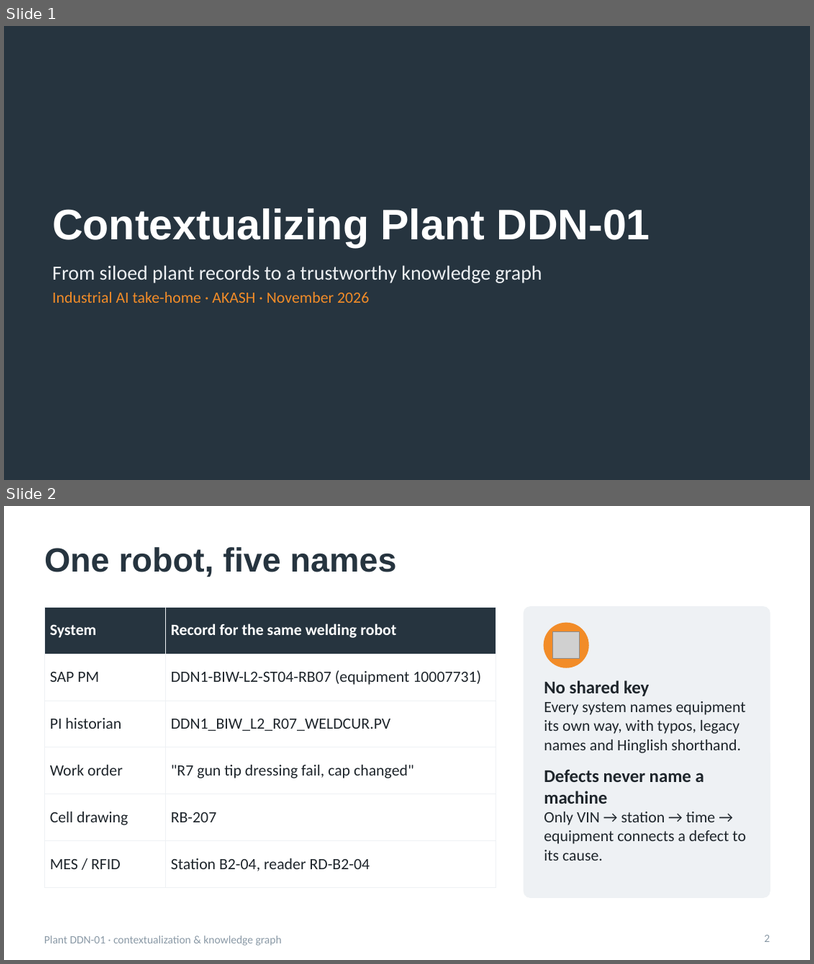
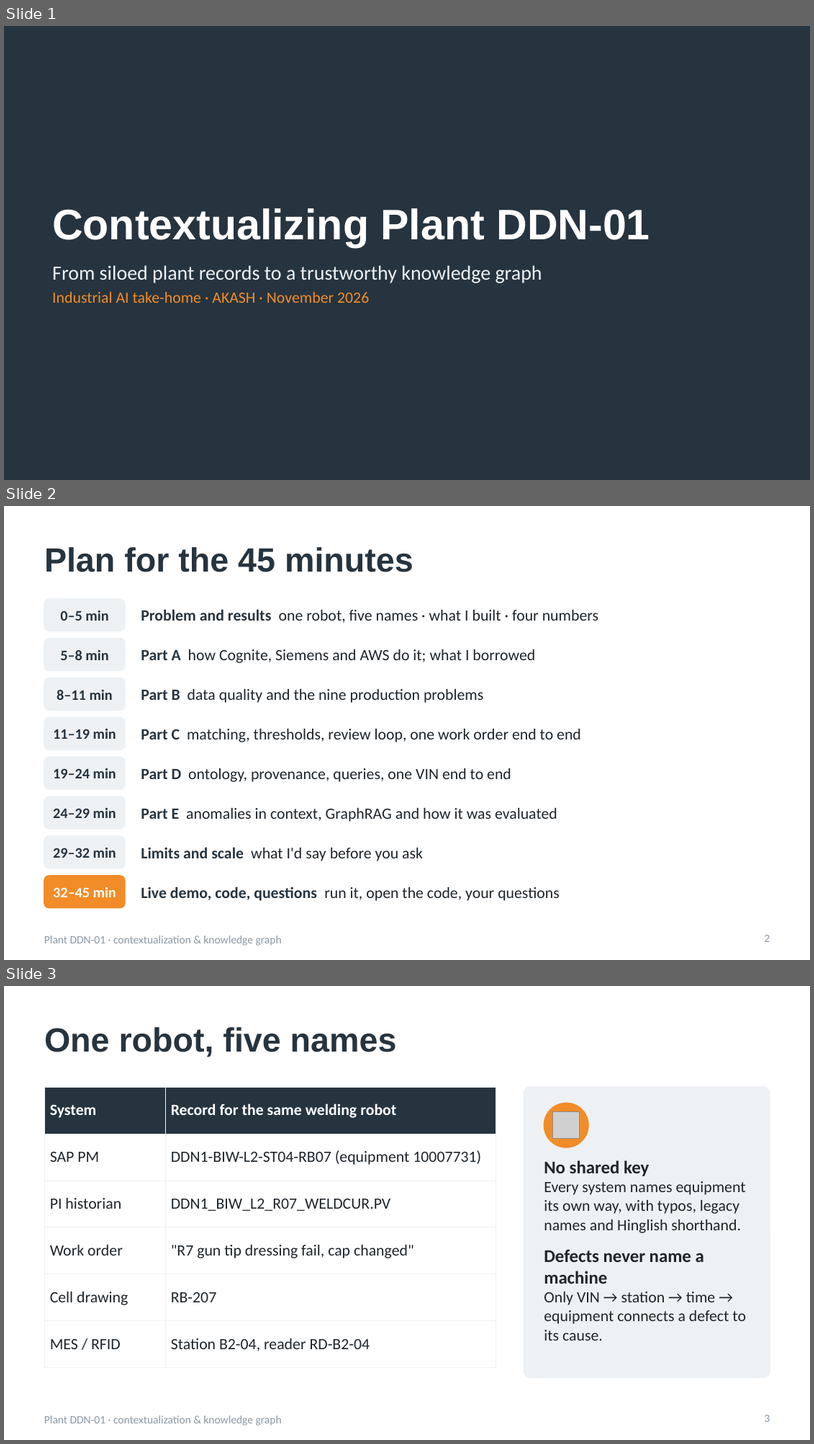
Before and after one commit to akashnegetive/Industrial-AI-Automobile-Manufacturing-Plant, a slide deck: slides/DDN01_interview.pptx. Shown one above the other, each under a label of ours: slides 1 and 2 before the commit, slides 1, 2 and 3 after it. The pictures are 814x964 and 814x1444 pixels, drawn with LibreOffice and Linux fonts; fonts in the diff are those of the drawing; grey boxes stand for pictures. Boxes give left, top, right and bottom in pixels: in the first picture for what was removed or moved away, otherwise in the second. Text is boxed around its words. In the diff, an @@ line names an element or a change of style, - is before the commit and + after.

Commit message:
Slides: 45-minute plan, live-demo slide, code-walkthrough map; limits updated (lenient GraphRAG check, E3)

```diff
--- a/slides/DDN01_interview.pptx
+++ b/slides/DDN01_interview.pptx
@@ slide 2 added at bbox=[4, 506, 810, 960], background #FFFFFF; not listed: 1 template element that a slide beside it also shows @@
@@ title added at bbox=[44, 547, 414, 572], 30 pt, text #26343F, bold @@
+Plan for the 45 minutes
@@ rounded rectangle added at bbox=[44, 599, 125, 631], fill #EEF1F4, outline #EEF1F4 1 pt @@
@@ text added at bbox=[60, 610, 108, 620], 13 pt, text #26343F, bold @@
+0–5 min
@@ text added at bbox=[141, 609, 599, 623], 14 pt, text #1E252B @@
+Problem and results one robot, five names · what I built · four numbers
@@ rounded rectangle added at bbox=[44, 638, 125, 670], fill #EEF1F4, outline #EEF1F4 1 pt @@
@@ text added at bbox=[60, 650, 108, 660], 13 pt, text #26343F, bold @@
+5–8 min
@@ text added at bbox=[141, 649, 535, 663], 14 pt, text #1E252B @@
+Part A how Cognite, Siemens and AWS do it; what I borrowed
@@ rounded rectangle added at bbox=[44, 678, 125, 710], fill #EEF1F4, outline #EEF1F4 1 pt @@
@@ text added at bbox=[57, 690, 113, 700], 13 pt, text #26343F, bold @@
+8–11 min
@@ text added at bbox=[141, 689, 484, 703], 14 pt, text #1E252B @@
+Part B data quality and the nine production problems
@@ rounded rectangle added at bbox=[44, 717, 125, 749], fill #EEF1F4, outline #EEF1F4 1 pt @@
@@ text added at bbox=[53, 728, 116, 739], 13 pt, text #26343F, bold @@
+11–19 min
@@ text added at bbox=[141, 728, 581, 742], 14 pt, text #1E252B @@
+Part C matching, thresholds, review loop, one work order end to end
@@ rounded rectangle added at bbox=[44, 757, 125, 789], fill #EEF1F4, outline #EEF1F4 1 pt @@
@@ text added at bbox=[53, 768, 116, 778], 13 pt, text #26343F, bold @@
+19–24 min
@@ text added at bbox=[141, 768, 512, 782], 14 pt, text #1E252B @@
+Part D ontology, provenance, queries, one VIN end to end
@@ rounded rectangle added at bbox=[44, 796, 125, 829], fill #EEF1F4, outline #EEF1F4 1 pt @@
@@ text added at bbox=[53, 808, 116, 818], 13 pt, text #26343F, bold @@
+24–29 min
@@ text added at bbox=[141, 808, 558, 821], 14 pt, text #1E252B @@
+Part E anomalies in context, GraphRAG and how it was evaluated
@@ rounded rectangle added at bbox=[44, 836, 125, 868], fill #EEF1F4, outline #EEF1F4 1 pt @@
@@ text added at bbox=[53, 847, 116, 857], 13 pt, text #26343F, bold @@
+29–32 min
@@ text added at bbox=[141, 847, 423, 861], 14 pt, text #1E252B @@
+Limits and scale what I'd say before you ask
@@ rounded rectangle added at bbox=[44, 875, 125, 908], fill #F28C28, outline #F28C28 1 pt @@
@@ text added at bbox=[53, 887, 116, 897], 13 pt, text #FFFFFF, bold @@
+32–45 min
@@ text added at bbox=[141, 886, 560, 901], 14 pt, text #1E252B @@
+Live demo, code, questions run it, open the code, your questions
@@ page number added at bbox=[764, 934, 770, 942], 10 pt, text #8A99A6 @@
+2
@@ what was slide 2 is now slide 3 @@
@@ page number at bbox=[764, 1414, 770, 1422]: text changed @@
-2
+3
```
Also in this commit, not shown: 5 slides changed, 2 other slides added, 2 other files.
